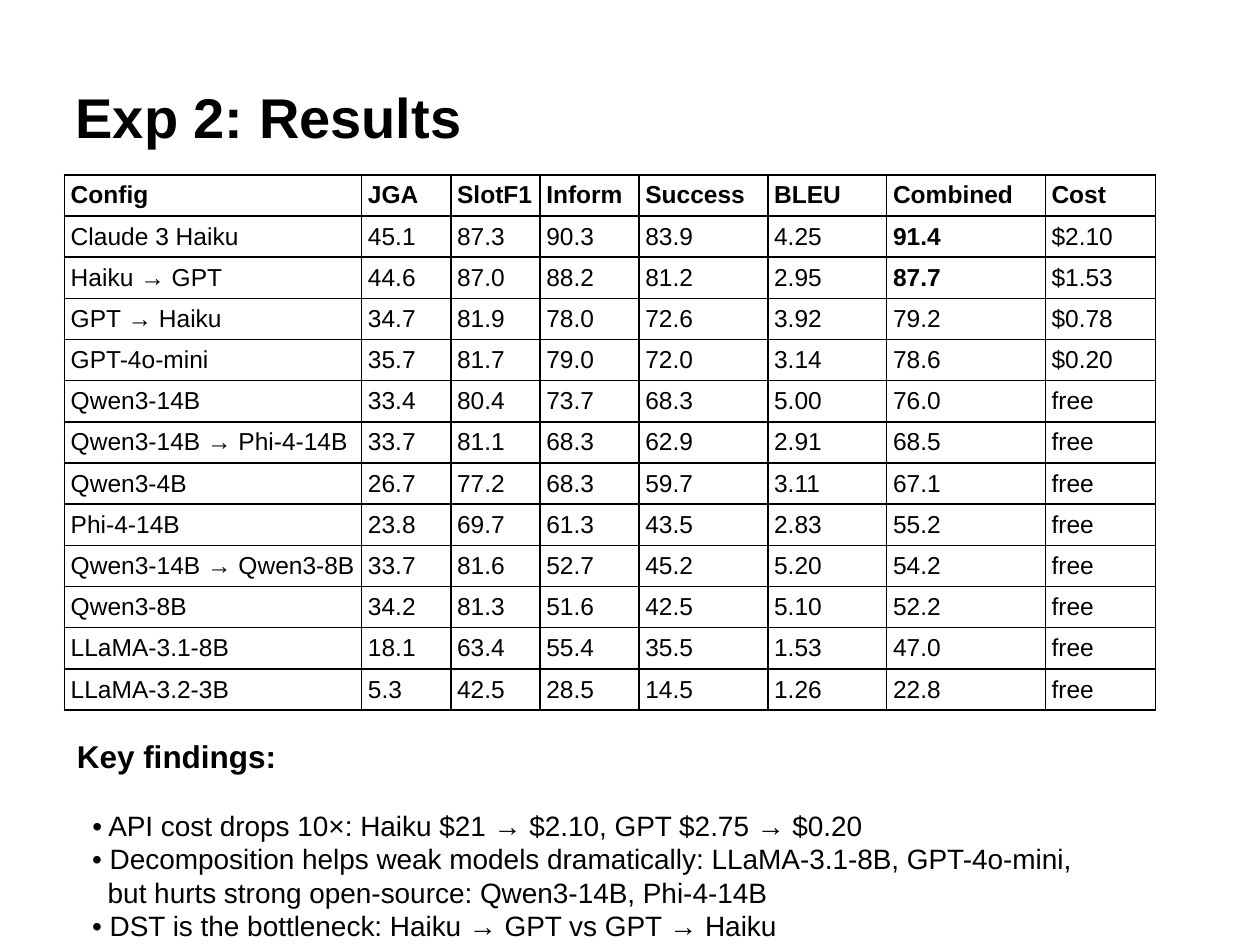
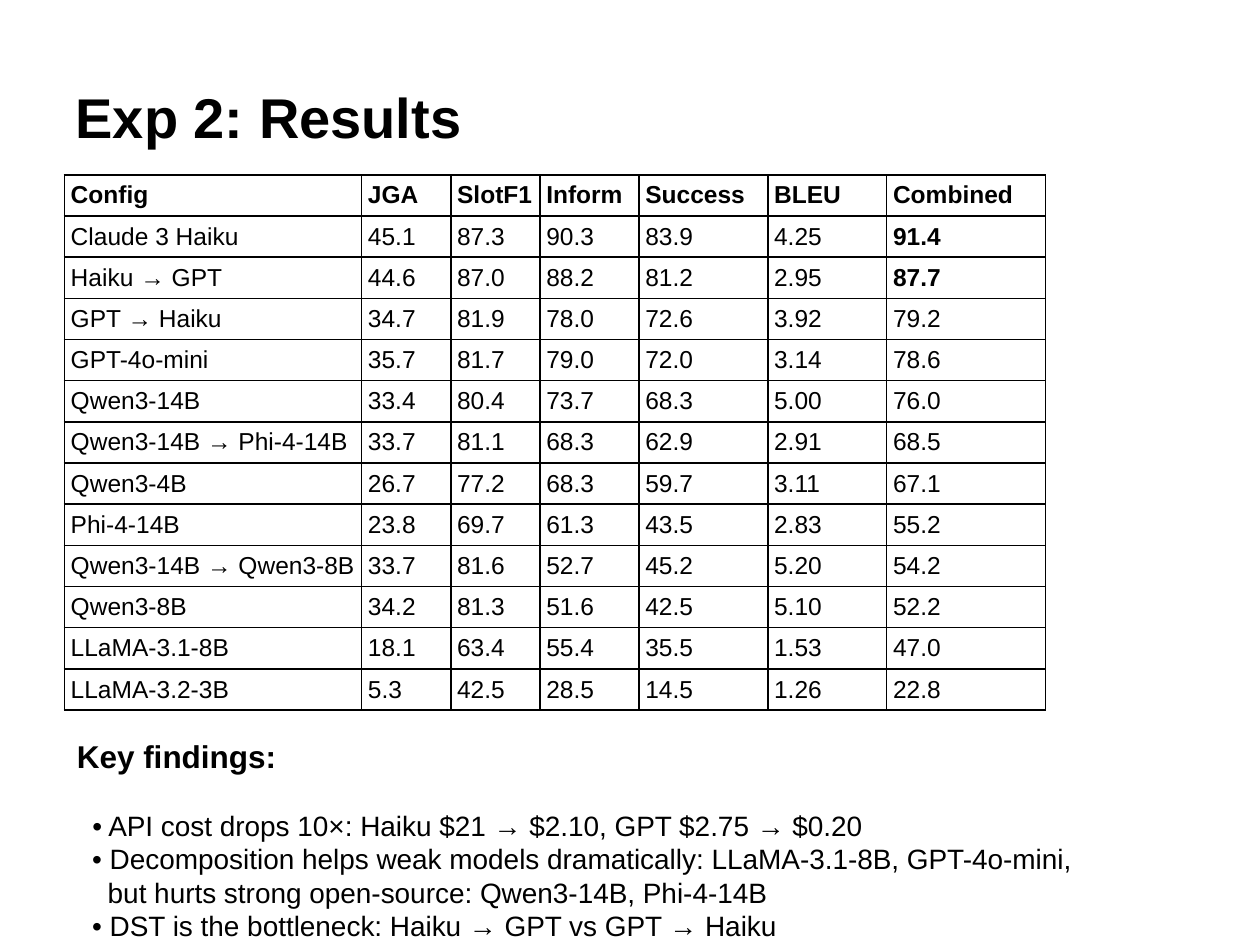
Before and after one commit to GiX007/mlp4cs, a slide deck: slide 13 of docs/presentation.pptx. Drawn at 1260x945 pixels with LibreOffice and Linux fonts; fonts in the diff are those of the drawing. Boxes give left, top, right and bottom in pixels: in the first picture for what was removed or moved away, otherwise in the second. Text is boxed around its words. In the diff, an @@ line names an element or a change of style, - is before the commit and + after.

```diff
--- a/docs/presentation.pptx
+++ b/docs/presentation.pptx
@@ table at (64, 175, 1046, 721) @@
-column 8: Cost | $2.10 | $1.53 | $0.78 | $0.20 | free | free | free | free | free | free | free | free
@@ table: place and size @@
-table at (64, 175, 1157, 721)
+table at (64, 175, 1046, 721)
```
Also in this commit, not shown: 4 other slides changed.
